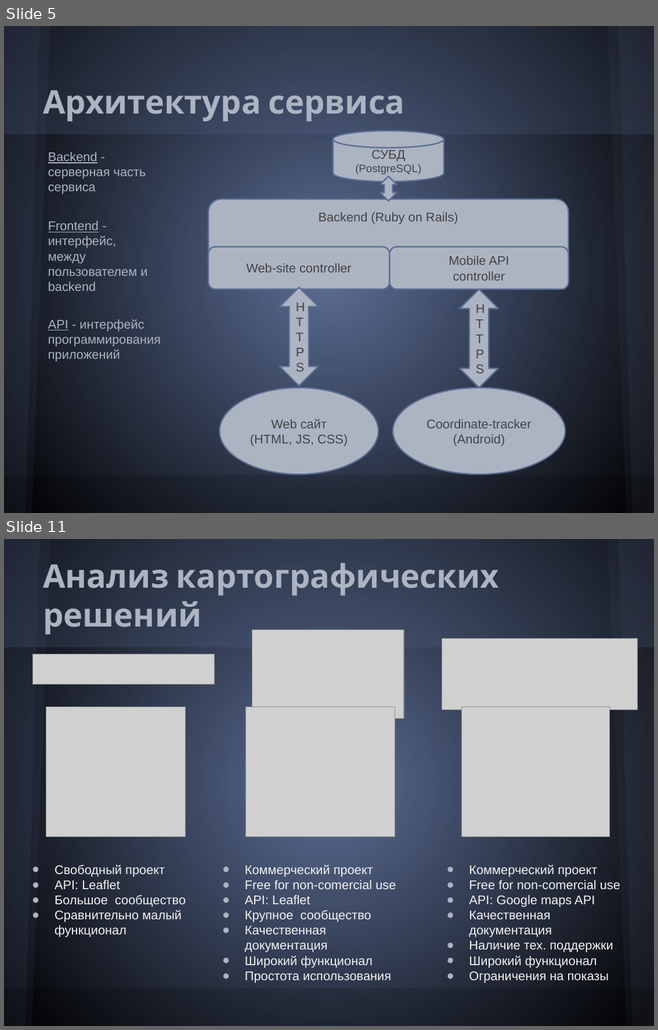
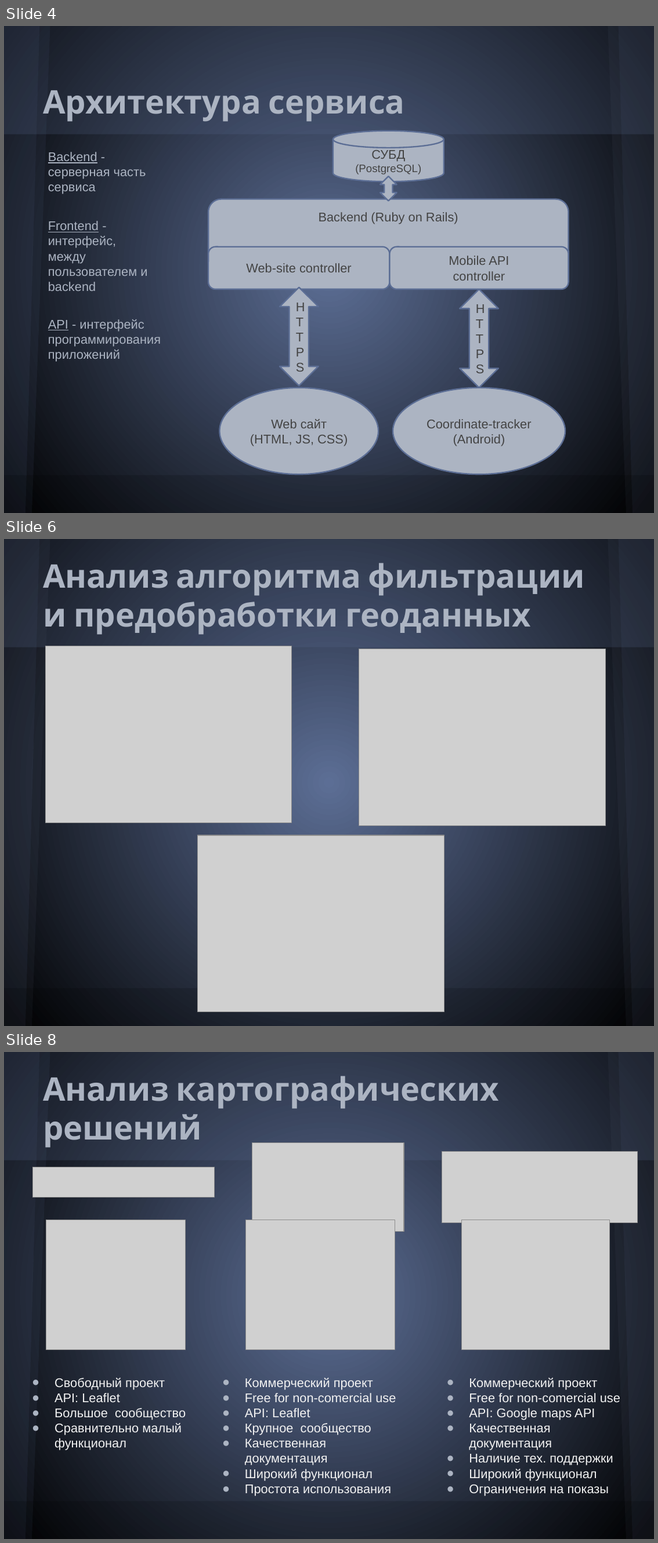
Before and after one commit to Melancholic/Coordinate-reports, a slide deck: Презентация.pptx. Shown one above the other, each under a label of ours: slides 5 and 11 before the commit, slides 4, 6 and 8 after it; the slides between them are not shown. The pictures are 658x1030 and 658x1543 pixels, drawn with LibreOffice and Linux fonts; fonts in the diff are those of the drawing; grey boxes stand for pictures. Boxes give left, top, right and bottom in pixels: in the first picture for what was removed or moved away, otherwise in the second. Text is boxed around its words. In the diff, an @@ line names an element or a change of style, - is before the commit and + after.

```diff
--- a/Презентация.pptx
+++ b/Презентация.pptx
@@ slide 6 added at (4,539,654,1026), background gradient #5C6E95 to #000000; not listed: 5 template elements that a slide beside it also shows @@
@@ freeform shape added at (4,539,50,1026), fill #5A6378 at 10% opacity @@
@@ title added at (43,563,585,635), 36 pt, text #ACB4C2, bold @@
+Анализ алгоритма фильтрации и предобработки геоданных
@@ picture added at (45,646,291,823) @@
@@ picture added at (359,649,605,826) @@
@@ picture added at (198,835,444,1012) @@
@@ what was slide 5 is now slide 4 @@
@@ what was slide 11 is now slide 8 @@
```
Also in this commit, not shown: 2 slides changed, 2 other slides added, 4 slides removed, 5 other files.
